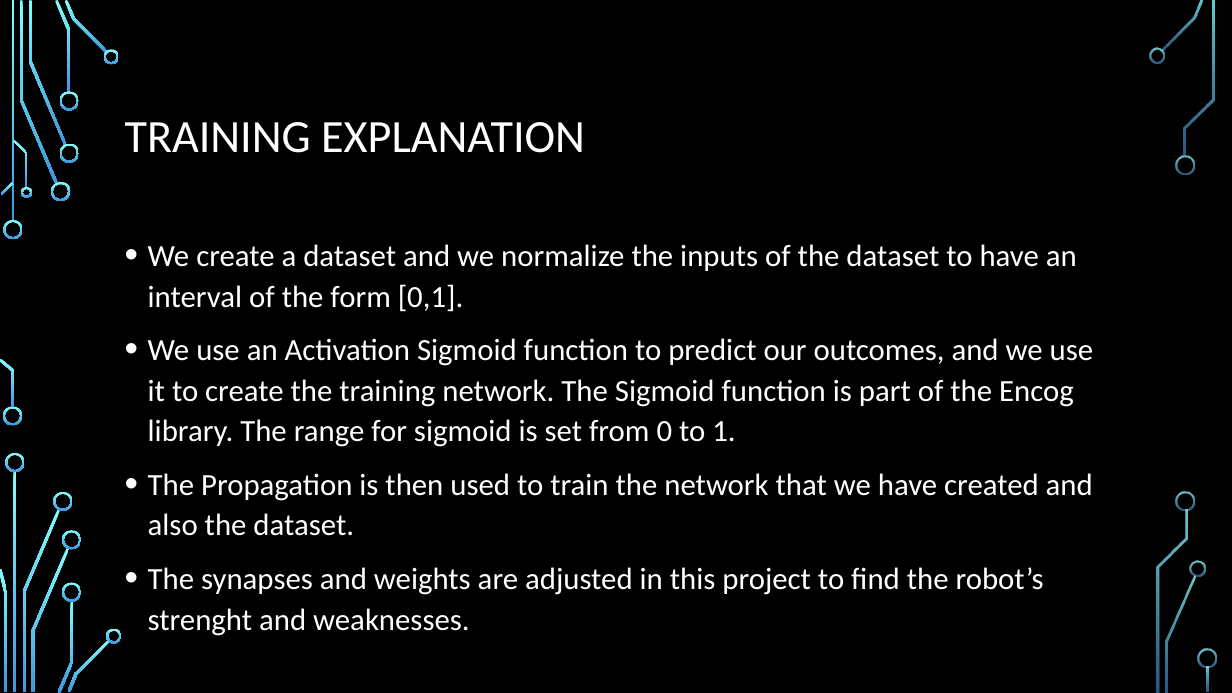
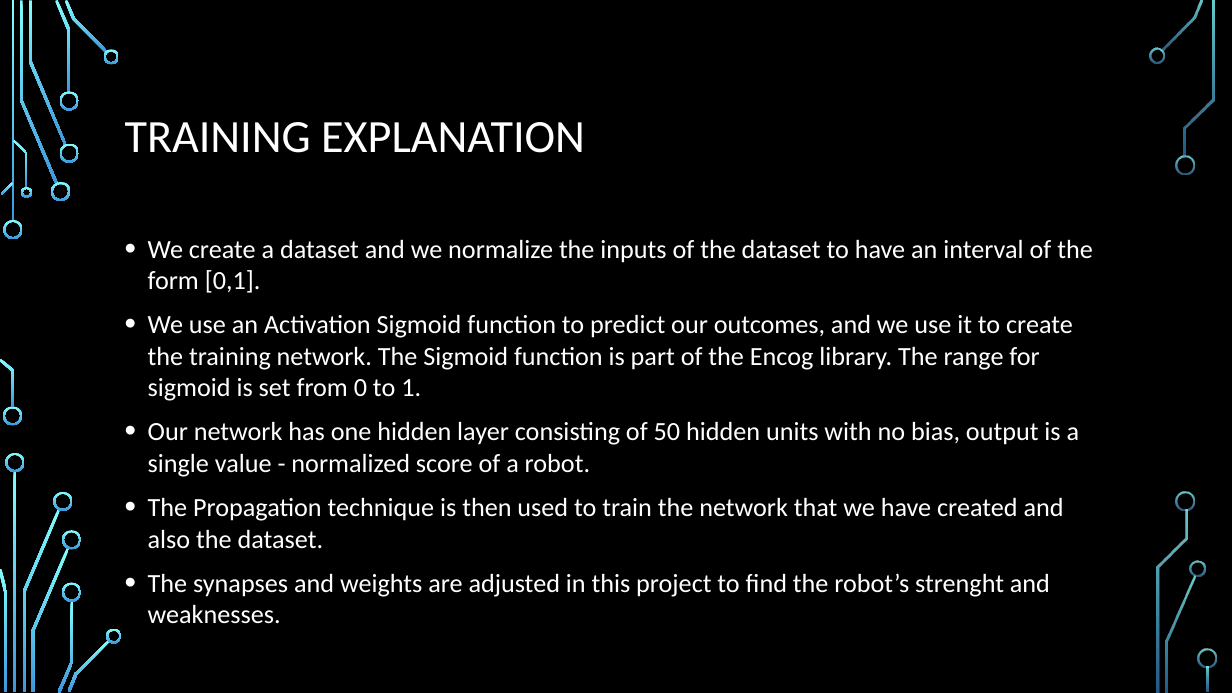
Before and after one commit to kacper97/NeuralNetworks, a slide deck: slide 5 of Presentation 3.pptx. Drawn at 1232x693 pixels with LibreOffice and Linux fonts; fonts in the diff are those of the drawing; background and template pictures are left out. Boxes give left, top, right and bottom in pixels: in the first picture for what was removed or moved away, otherwise in the second. Text is boxed around its words. In the diff, an @@ line names an element or a change of style, - is before the commit and + after.

```diff
--- a/Presentation 3.pptx
+++ b/Presentation 3.pptx
@@ text at [148, 239, 1093, 624]: size 24 to 20.4 pt in "We create a dataset and we normalize ...", "We use an Activation Sigmoid function to ...", "The synapses and weights are adjusted in ..."; line spacing 1.1 to 1 @@
@@ text at [148, 421, 1080, 549]: text changed; size 24 to 20.4 pt @@
-• The Propagation is then used to train the network that we have created and also the dataset.
+• Our network has one hidden layer consisting of 50 hidden units with no bias, output is a single value - normalized score of a robot.
+• The Propagation technique is then used to train the network that we have created and also the dataset.
```
Also in this commit, not shown: 4 other slides changed.
